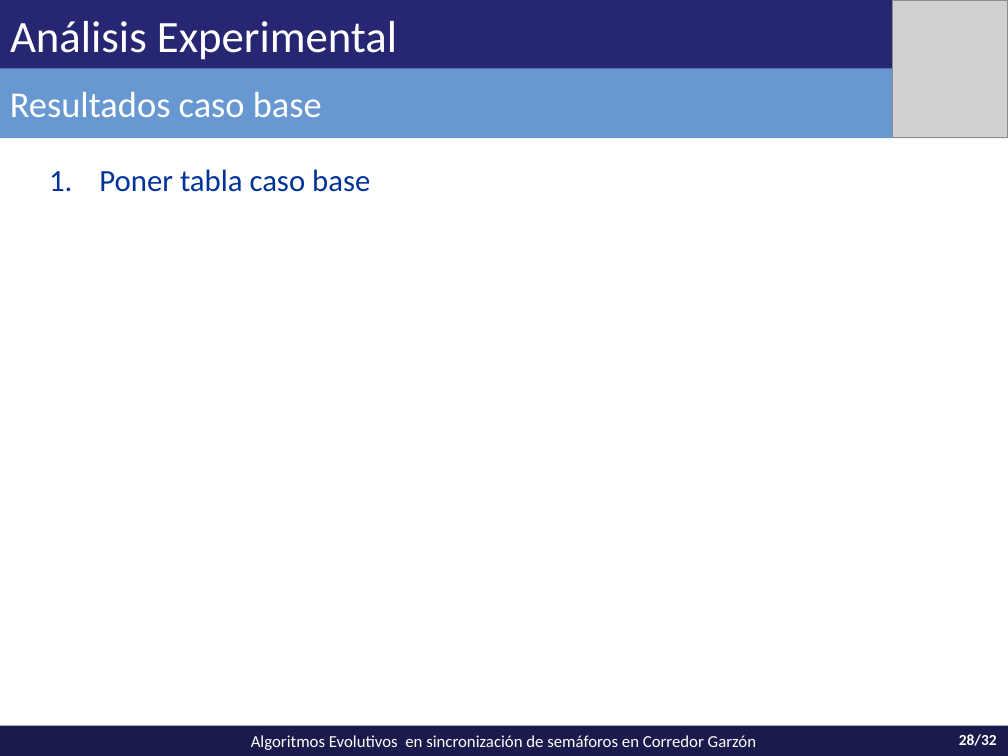
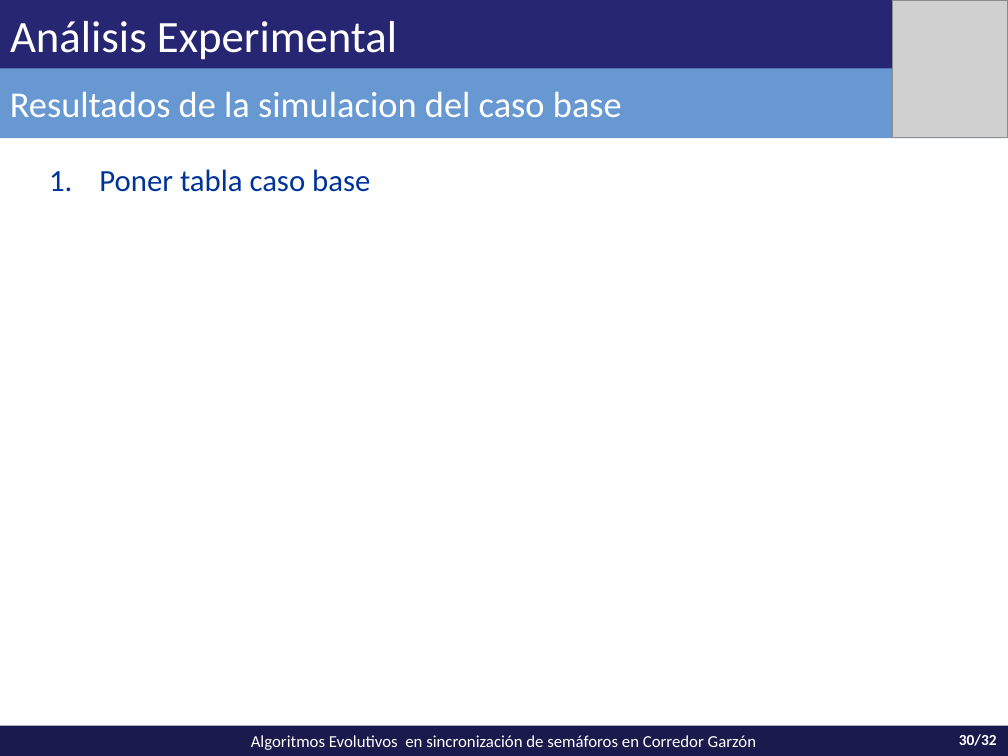
Before and after one commit to vitogit/proyecto-grado-garzon-2014, a slide deck: slide 30 of presentacion/Presentacion Garzon.pptx (slide 28 before the commit). Drawn at 1008x756 pixels with LibreOffice and Linux fonts; fonts in the diff are those of the drawing; grey boxes stand for pictures. Boxes give left, top, right and bottom in pixels: in the first picture for what was removed or moved away, otherwise in the second. Text is boxed around its words. In the diff, an @@ line names an element or a change of style, - is before the commit and + after.

```diff
--- a/presentacion/Presentacion Garzon.pptx
+++ b/presentacion/Presentacion Garzon.pptx
@@ text in rectangle at box(10, 92, 622, 117): text changed @@
-Resultados caso base
+Resultados de la simulacion del caso base
@@ page number at box(959, 734, 997, 746): text changed @@
-28/32
+30/32
```
Also in this commit, not shown: 13 other slides changed, 8 slides added, 4 slides removed, 1 other file.
